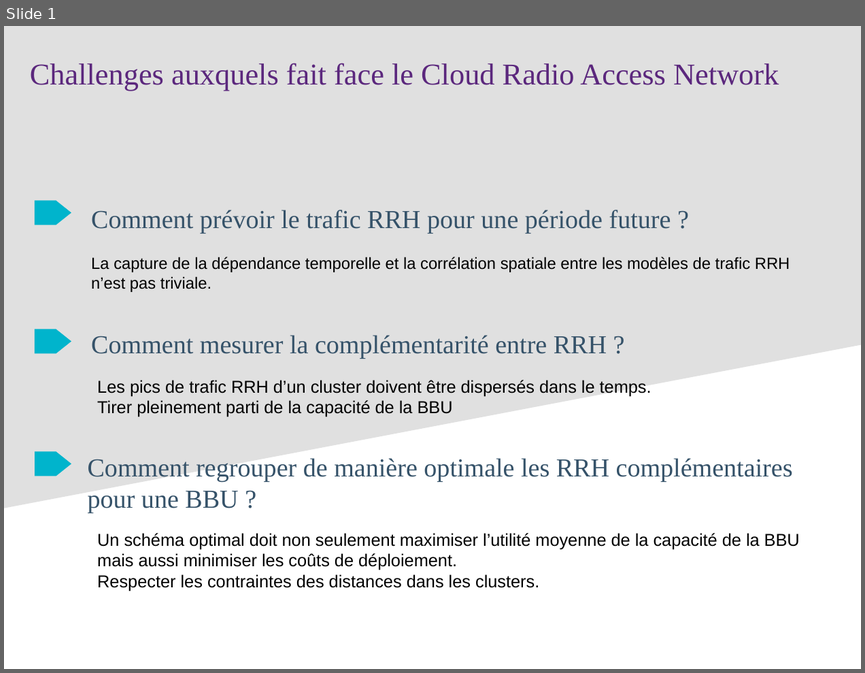
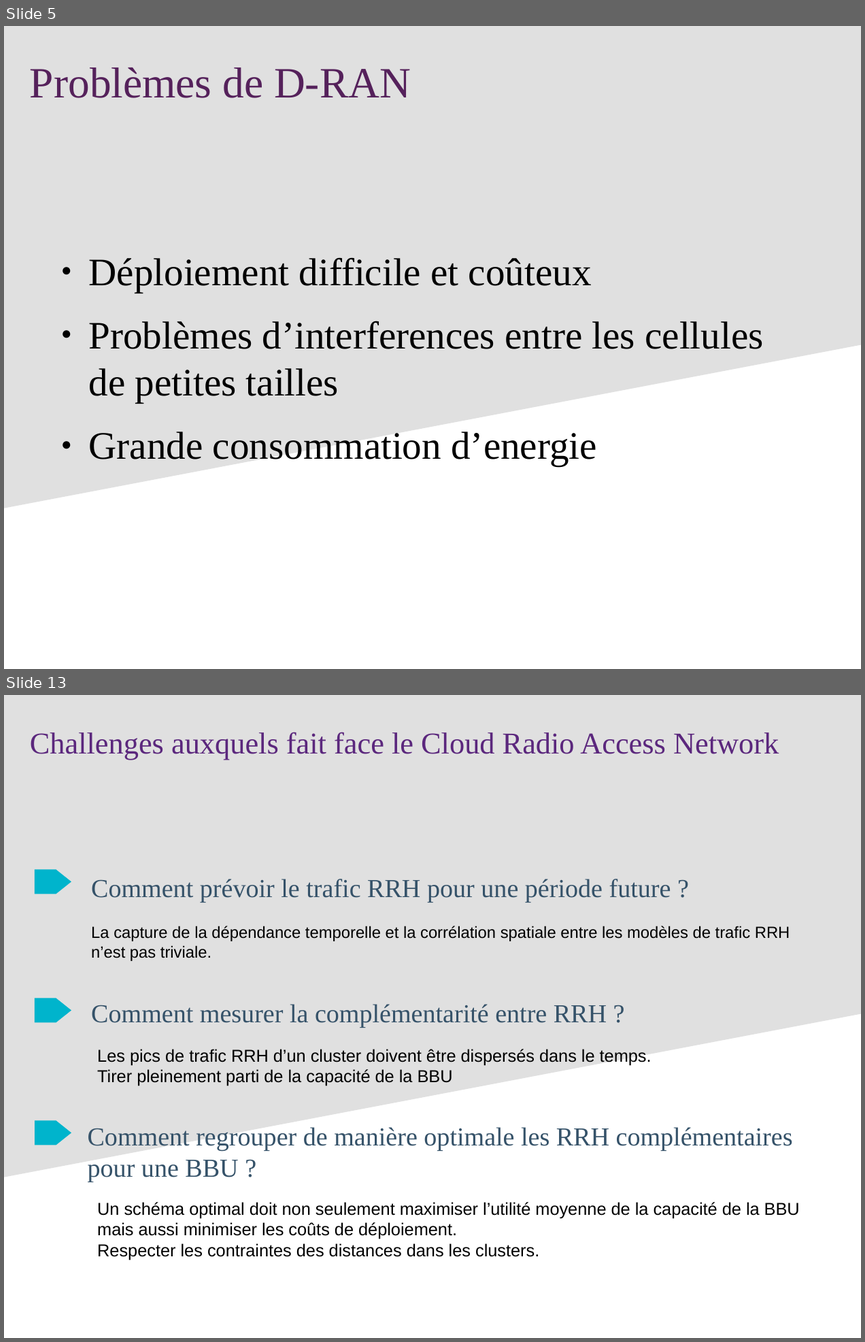
Before and after one commit to hanane-djeddal/PLDAC, a slide deck: reunions/Presentations/Presentation 1.odp. Shown one above the other, each under a label of ours: slide 1 before the commit, slides 5 and 13 after it; the slides between them are not shown. The pictures are 865x673 and 865x1342 pixels, drawn with LibreOffice and Linux fonts; fonts in the diff are those of the drawing. Boxes give left, top, right and bottom in pixels: in the first picture for what was removed or moved away, otherwise in the second. Text is boxed around its words. In the diff, an @@ line names an element or a change of style, - is before the commit and + after.

```diff
--- a/reunions/Presentations/Presentation 1.odp
+++ b/reunions/Presentations/Presentation 1.odp
@@ slide 5 added at bbox=[4, 26, 861, 669], background #FFFFFF; not listed: 1 template element that a slide beside it also shows @@
@@ text added at bbox=[30, 67, 411, 98], 40 pt, text #55215B @@
+Problèmes de D-RAN
@@ text added at bbox=[89, 257, 763, 466], 36 pt, text #000000 @@
+● Déploiement difficile et coûteux
+● Problèmes d’interferences entre les cellules de petites tailles
+● Grande consommation d’energie
@@ what was slide 1 is now slide 13 @@
```
Also in this commit, not shown: 12 other slides added, 18 other files.
